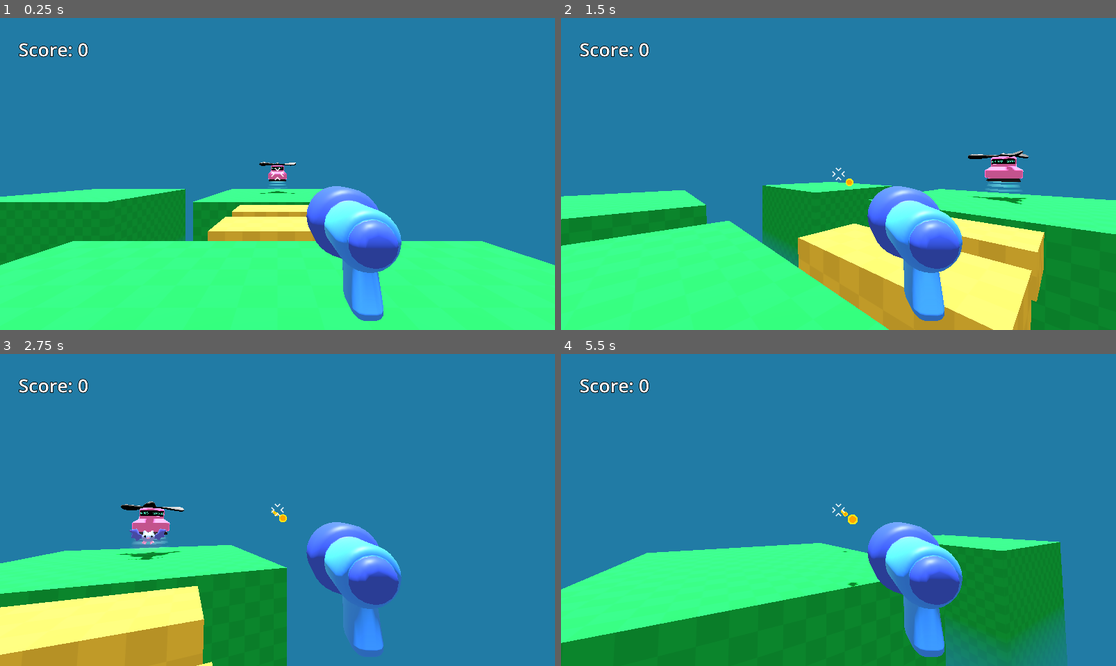
Above: before the commit, frames 1-4 (two rows, left to right).
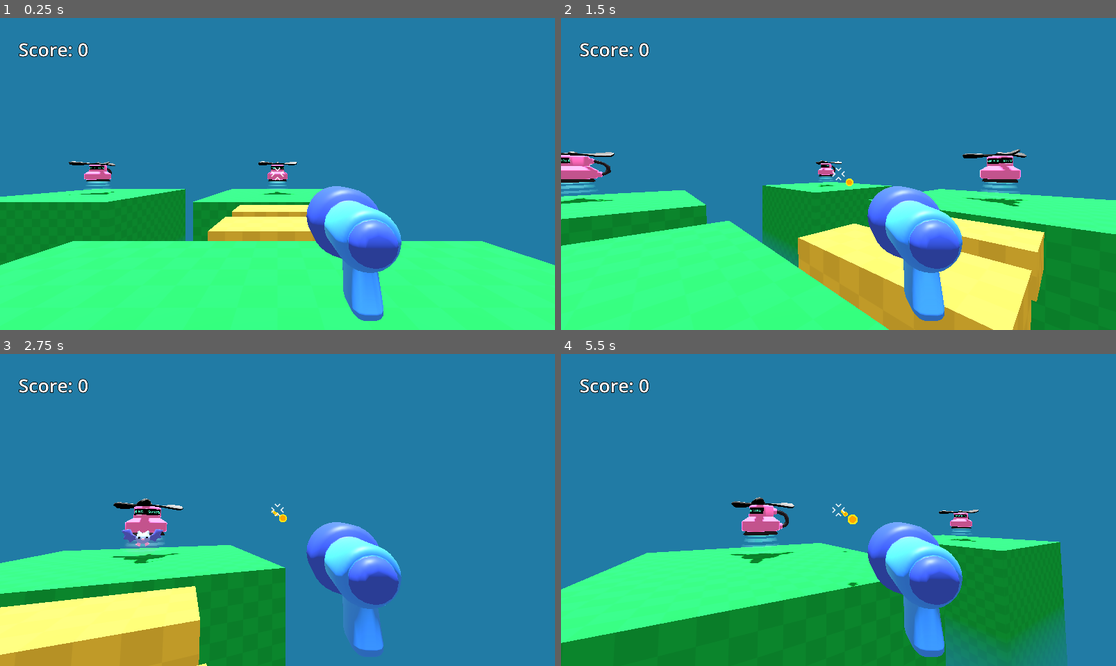
Above: after the commit, the same moments.

Repository: autrera/tutorial-fps-survivors-arena
Game: Godot game, scene res://game.tscn
Same seed, same stepped clock (60 frames per second), same inputs: the game is played once before the commit and once after it.
Inputs (mouse positions are in pixels of both pictures, inside the frame that each line leads up to):
- Up to frame 1 (0.25 s): no input
- Up to frame 2 (1.5 s): move the mouse to (866, 174) at 0.52 s; press the mouse at (866, 174) at 0.53 s; hold W (move_forward) from 0.53 s (still down); tap Space (jump) at 0.77 s; move the mouse to (810, 174) at 1.27 s; release the mouse at (810, 174) at 1.28 s; click (810, 174) at 1.35 s
- Up to frame 3 (2.75 s): keep holding W (move_forward); tap Space (jump) at 1.52 s; move the mouse to (288, 503) at 2.02 s; press the mouse at (288, 503) at 2.03 s
- Up to frame 4 (5.5 s): keep holding W (move_forward); move the mouse to (832, 516) at 2.77 s; release the mouse at (832, 516) at 2.78 s; click (832, 516) at 2.85 s; tap Space (jump) at 3.02, 3.77, 4.52 s; move the mouse to (877, 513) at 3.52 s; press the mouse at (877, 513) at 3.53 s; move the mouse to (794, 506) at 4.27 s; release the mouse at (794, 506) at 4.28 s; click (794, 506) at 4.35 s; move the mouse to (844, 510) at 5.02 s; press the mouse at (844, 510) at 5.03 s

The runs differ from the first frame. In frame 1, 0.5% of the frame differs, in the area x 12-54%, y 45-57%; in frame 2, 1.7%, in the area x 0-85%, y 42-61%; in frame 3, 1.2%; in frame 4, 1.3%.

Commit message:
Add more mob spawners to the level

Diff:
--- a/game.tscn
+++ b/game.tscn
@@ -30,7 +30,15 @@
 script = ExtResource("1_ryrav")
 
 [node name="MobSpawner3D" parent="." instance=ExtResource("5_7jktm")]
-transform = Transform3D(1, 0, -1.74846e-07, 0, 1, 0, 1.74846e-07, 0, 1, 18, 0, 0)
+transform = Transform3D(1, 0, -1.74846e-07, 0, 1, 0, 1.74846e-07, 0, 1, 17, 0, 0)
+mob_to_spawn = ExtResource("4_fc0e3")
+
+[node name="MobSpawner3D2" parent="." instance=ExtResource("5_7jktm")]
+transform = Transform3D(1, 0, -1.74846e-07, 0, 1, 0, 1.74846e-07, 0, 1, 17, 0, -15)
+mob_to_spawn = ExtResource("4_fc0e3")
+
+[node name="MobSpawner3D3" parent="." instance=ExtResource("5_7jktm")]
+transform = Transform3D(1, 0, -1.74846e-07, 0, 1, 0, 1.74846e-07, 0, 1, 0, 0, -15)
 mob_to_spawn = ExtResource("4_fc0e3")
 
 [node name="Label" type="Label" parent="."]
@@ -98,4 +106,6 @@
 environment = SubResource("Environment_80nbo")
 
 [connection signal="mob_spawned" from="MobSpawner3D" to="." method="_on_mob_spawner_3d_mob_spawned"]
+[connection signal="mob_spawned" from="MobSpawner3D2" to="." method="_on_mob_spawner_3d_mob_spawned"]
+[connection signal="mob_spawned" from="MobSpawner3D3" to="." method="_on_mob_spawner_3d_mob_spawned"]
 [connection signal="body_entered" from="KillPlane" to="." method="_on_kill_plane_body_entered"]
